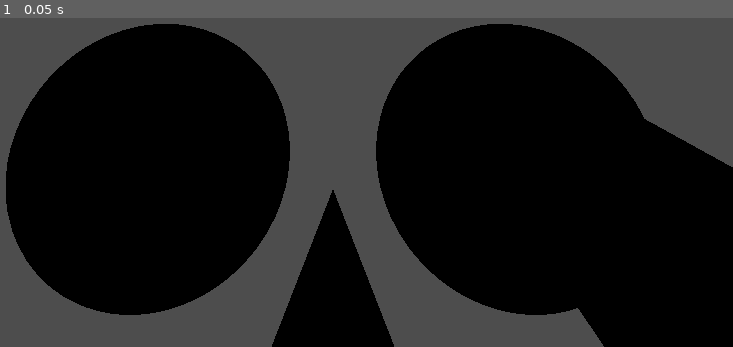
Above: before the commit, frame 1.
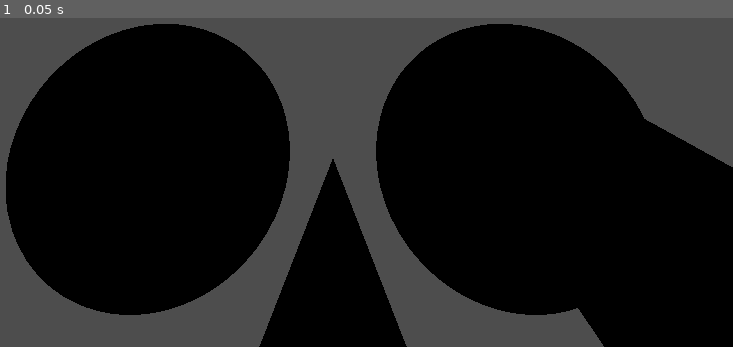
Above: after the commit, the same moment.

Repository: golgirihm/cheesestrike
Game: Godot game, scene res://player/player.tscn
The game is run twice, just before and just after one commit, with the same random seed, the same clock (stepped at 60 frames per second) and the same inputs. This scene is started directly instead of the project's main scene.
Inputs:
- Up to frame 1 (0.05 s): no input

The runs differ from the first frame. In frame 1, 1.7% of the frame differs, in the area x 35-56%, y 42-100%.

Commit message:
Make players 1.5 times larger
The cheese character was about 1.4 m tall in an arena of 2 m blocks, which
made other players hard to see. Everything about a player's size grows by
half together, so what you see is still what you hit: the model, eyes, held
weapon and team badge; the collision capsule (0.6 m by 2.7 m); the body
shots are tested against, with headshots from 2.1 m; the eye height (2.3 m)
and the name tag. Bursts aim at the new middle of the body.

Every gap in both arenas is still wide enough for the larger capsule, and
nothing overhangs, so the maps are unchanged.

Claude-Session: https://claude.ai/code/session_01DeV21SSgQQfZE7TusRibnd

Diff:
--- a/game/combat/hit_scan.gd
+++ b/game/combat/hit_scan.gd
@@ -6,10 +6,10 @@
 ## A player's body is a vertical capsule standing on their position, the same
 ## size as their collision shape; the top part of it counts as the head.
 
-const BODY_RADIUS := 0.4
-const BODY_HEIGHT := 1.8
+const BODY_RADIUS := 0.6
+const BODY_HEIGHT := 2.7
 ## Hits this high above the feet or higher are headshots.
-const HEAD_FROM := 1.4
+const HEAD_FROM := 2.1
 
 
 ## How far along the ray from `origin` in direction `direction` (normalized) it
--- a/game/match/match.gd
+++ b/game/match/match.gd
@@ -35,7 +35,7 @@
 ## Physics layer of the arena's walls, floor and cover, which stop shots.
 const WORLD_MASK := 1
 ## Height of a player's middle above their feet, where bursts aim their harm.
-const MIDDLE := 0.9
+const MIDDLE := HitScan.BODY_HEIGHT / 2.0
 ## What players are told when the host ends the session on purpose.
 const HOST_ENDED := "The host ended the session."
 ## The most a shot is checked back in time. Beyond it, a shooter on a slow
--- a/game/player/cheese_character.gd
+++ b/game/player/cheese_character.gd
@@ -17,6 +17,9 @@
 const STEPS_PER_METRE := 0.9
 const MELT_TIME := 0.45
 const POP_TIME := 0.2
+## How much bigger it is than the shapes it's built from, to fill the
+## player's capsule.
+const SIZE := 1.5
 
 ## Whether to draw it at all: not for the player's own machine, which sees
 ## from inside it.
@@ -39,6 +42,7 @@
 func _init() -> void:
 	_material.roughness = 0.7
 	_build()
+	scale = Vector3.ONE * SIZE
 
 
 ## The body's colour.
@@ -100,7 +104,7 @@
 	# Melting sags and spreads the body; popping back grows it from the floor.
 	var sag := 1.0 - 0.85 * _melt
 	var spread := 1.0 + 0.6 * _melt
-	scale = Vector3(spread, sag, spread) * _ease_out(_pop)
+	scale = Vector3(spread, sag, spread) * _ease_out(_pop) * SIZE
 	visible = shown and not is_melted()
 
 
--- a/game/player/player.gd
+++ b/game/player/player.gd
@@ -302,18 +302,18 @@
 	material.shading_mode = BaseMaterial3D.SHADING_MODE_UNSHADED
 	if team == MatchState.CHEDDAR:
 		var wedge := PrismMesh.new()
-		wedge.size = Vector3(0.3, 0.26, 0.08)
+		wedge.size = Vector3(0.45, 0.39, 0.12)
 		wedge.material = material
 		_badge.mesh = wedge
 	else:
 		var wheel := CylinderMesh.new()
-		wheel.top_radius = 0.15
-		wheel.bottom_radius = 0.15
-		wheel.height = 0.08
+		wheel.top_radius = 0.22
+		wheel.bottom_radius = 0.22
+		wheel.height = 0.12
 		wheel.material = material
 		_badge.mesh = wheel
 		_badge.rotation.x = PI / 2.0
-	_badge.position = Vector3(0, 2.5, 0)
+	_badge.position = Vector3(0, 3.7, 0)
 	_badge.visible = not _mine and alive
 	add_child(_badge)
 
--- a/game/player/player.tscn
+++ b/game/player/player.tscn
@@ -5,8 +5,8 @@
 [ext_resource type="Script" path="res://player/eyes.gd" id="3_eyes"]
 
 [sub_resource type="CapsuleShape3D" id="CapsuleShape3D_body"]
-radius = 0.4
-height = 1.8
+radius = 0.6
+height = 2.7
 
 [sub_resource type="SceneReplicationConfig" id="SceneReplicationConfig_player"]
 properties/0/path = NodePath(".:net_state")
@@ -19,26 +19,26 @@
 script = ExtResource("1_player")
 
 [node name="CollisionShape3D" type="CollisionShape3D" parent="."]
-transform = Transform3D(1, 0, 0, 0, 1, 0, 0, 0, 1, 0, 0.9, 0)
+transform = Transform3D(1, 0, 0, 0, 1, 0, 0, 0, 1, 0, 1.35, 0)
 shape = SubResource("CapsuleShape3D_body")
 
 [node name="Body" type="Node3D" parent="."]
 script = ExtResource("2_character")
 
 [node name="Head" type="Node3D" parent="."]
-transform = Transform3D(1, 0, 0, 0, 1, 0, 0, 0, 1, 0, 1.55, 0)
+transform = Transform3D(1, 0, 0, 0, 1, 0, 0, 0, 1, 0, 2.3, 0)
 
 [node name="Camera3D" type="Camera3D" parent="Head"]
 
 [node name="Visor" type="Node3D" parent="Head"]
-transform = Transform3D(1, 0, 0, 0, 1, 0, 0, 0, 1, 0, -0.12, -0.3)
+transform = Transform3D(1.5, 0, 0, 0, 1.5, 0, 0, 0, 1.5, 0, -0.18, -0.45)
 script = ExtResource("3_eyes")
 
 [node name="Gun" type="Node3D" parent="Head"]
-transform = Transform3D(1, 0, 0, 0, 1, 0, 0, 0, 1, 0.24, -0.22, -0.42)
+transform = Transform3D(1.5, 0, 0, 0, 1.5, 0, 0, 0, 1.5, 0.36, -0.33, -0.63)
 
 [node name="NameTag" type="Label3D" parent="."]
-transform = Transform3D(1, 0, 0, 0, 1, 0, 0, 0, 1, 0, 2.15, 0)
+transform = Transform3D(1, 0, 0, 0, 1, 0, 0, 0, 1, 0, 3.2, 0)
 pixel_size = 0.004
 billboard = 1
 no_depth_test = true
--- a/game/test/unit/test_cheese_character.gd
+++ b/game/test/unit/test_cheese_character.gd
@@ -33,6 +33,21 @@
 	assert_lte(bounds.end.y, HitScan.BODY_HEIGHT, "not above the head")
 	assert_lte(maxf(absf(bounds.position.x), absf(bounds.end.x)), HitScan.BODY_RADIUS + 0.05)
 	assert_lte(maxf(absf(bounds.position.z), absf(bounds.end.z)), HitScan.BODY_RADIUS + 0.05)
+	# Big enough to see and to match what can be hit.
+	assert_gte(bounds.end.y, HitScan.BODY_HEIGHT * 0.75, "fills most of the capsule's height")
+
+
+func test_the_players_capsule_head_and_eyes_match_the_body_shots_are_tested_against() -> void:
+	var player: CharacterBody3D = PLAYER.instantiate()
+	player.name = "2"
+	add_child_autofree(player)
+	var shape: CapsuleShape3D = player.collider.shape
+	assert_almost_eq(shape.radius, HitScan.BODY_RADIUS, 0.001)
+	assert_almost_eq(shape.height, HitScan.BODY_HEIGHT, 0.001)
+	assert_almost_eq(player.collider.position.y, HitScan.BODY_HEIGHT / 2.0, 0.001, "standing on the feet")
+	assert_between(player.head.position.y, HitScan.HEAD_FROM, HitScan.BODY_HEIGHT, "seeing from the head")
+	assert_between(player.visor.global_position.y - player.global_position.y, HitScan.HEAD_FROM, HitScan.BODY_HEIGHT, "eyes on the head")
+	assert_gt(player.name_tag.position.y, HitScan.BODY_HEIGHT, "name above the head")
 
 
 func test_legs_do_not_swing_when_standing_still() -> void:
@@ -64,8 +79,8 @@
 	character.set_in_play(false)
 	character._process(CHARACTER.MELT_TIME / 2.0)
 	assert_true(character.visible, "still melting")
-	assert_lt(character.scale.y, 1.0)
-	assert_gt(character.scale.x, 1.0)
+	assert_lt(character.scale.y, CHARACTER.SIZE)
+	assert_gt(character.scale.x, CHARACTER.SIZE)
 	character._process(CHARACTER.MELT_TIME)
 	assert_false(character.visible)
 
@@ -76,9 +91,9 @@
 	character.set_in_play(true)
 	character._process(0.01)
 	assert_true(character.visible)
-	assert_lt(character.scale.y, 0.5)
+	assert_lt(character.scale.y, CHARACTER.SIZE * 0.5)
 	character._process(CHARACTER.POP_TIME)
-	assert_almost_eq(character.scale.y, 1.0, 0.0001)
+	assert_almost_eq(character.scale.y, CHARACTER.SIZE, 0.0001)
 
 
 func test_a_character_not_shown_stays_hidden() -> void:
--- a/game/test/unit/test_hit_scan.gd
+++ b/game/test/unit/test_hit_scan.gd
@@ -9,19 +9,19 @@
 
 
 func test_a_ray_beside_the_body_misses() -> void:
-	assert_eq(HitScan.ray_capsule(Vector3(0.5, 1, 0), Vector3.FORWARD, FEET), INF)
+	assert_eq(HitScan.ray_capsule(Vector3(HitScan.BODY_RADIUS + 0.1, 1, 0), Vector3.FORWARD, FEET), INF)
 
 
 func test_a_ray_just_inside_the_edge_hits() -> void:
-	assert_lt(HitScan.ray_capsule(Vector3(0.39, 1, 0), Vector3.FORWARD, FEET), INF)
+	assert_lt(HitScan.ray_capsule(Vector3(HitScan.BODY_RADIUS - 0.01, 1, 0), Vector3.FORWARD, FEET), INF)
 
 
 func test_a_ray_over_the_head_misses() -> void:
-	assert_eq(HitScan.ray_capsule(Vector3(0, 1.85, 0), Vector3.FORWARD, FEET), INF)
+	assert_eq(HitScan.ray_capsule(Vector3(0, HitScan.BODY_HEIGHT + 0.05, 0), Vector3.FORWARD, FEET), INF)
 
 
 func test_a_ray_at_the_top_of_the_head_hits_the_rounded_top() -> void:
-	var t := HitScan.ray_capsule(Vector3(0, 1.75, 0), Vector3.FORWARD, FEET)
+	var t := HitScan.ray_capsule(Vector3(0, HitScan.BODY_HEIGHT - 0.05, 0), Vector3.FORWARD, FEET)
 	assert_lt(t, INF)
 	# The rounded top is narrower than the body, so the hit is further away.
 	assert_gt(t, 10.0 - HitScan.BODY_RADIUS)
@@ -64,7 +64,7 @@
 	var targets := {7: Vector3(0, 0, -20), 8: Vector3(0, 0, -10), 9: Vector3(0, 0, -30)}
 	var hit := HitScan.first_hit(Vector3(0, 1, 0), Vector3.FORWARD, 100.0, targets)
 	assert_eq(hit.id, 8)
-	assert_almost_eq(hit.distance, 9.6, 0.001)
+	assert_almost_eq(hit.distance, 10.0 - HitScan.BODY_RADIUS, 0.001)
 
 
 func test_nobody_beyond_the_range_is_hit() -> void:
@@ -79,19 +79,19 @@
 
 
 func test_a_hit_high_on_the_body_is_a_headshot() -> void:
-	var hit := HitScan.first_hit(Vector3(0, 1.6, 0), Vector3.FORWARD, 100.0, {8: FEET})
+	var hit := HitScan.first_hit(Vector3(0, HitScan.HEAD_FROM + 0.2, 0), Vector3.FORWARD, 100.0, {8: FEET})
 	assert_true(hit.head)
 
 
 func test_a_hit_on_the_chest_is_not_a_headshot() -> void:
-	var hit := HitScan.first_hit(Vector3(0, 1.2, 0), Vector3.FORWARD, 100.0, {8: FEET})
+	var hit := HitScan.first_hit(Vector3(0, HitScan.HEAD_FROM - 0.6, 0), Vector3.FORWARD, 100.0, {8: FEET})
 	assert_false(hit.head)
 
 
 func test_headshots_count_from_the_feet_of_a_player_on_a_box() -> void:
 	var raised := FEET + Vector3(0, 2, 0)
-	assert_true(HitScan.first_hit(Vector3(0, 3.6, 0), Vector3.FORWARD, 100.0, {8: raised}).head)
-	assert_false(HitScan.first_hit(Vector3(0, 3.0, 0), Vector3.FORWARD, 100.0, {8: raised}).head)
+	assert_true(HitScan.first_hit(Vector3(0, 2.0 + HitScan.HEAD_FROM + 0.2, 0), Vector3.FORWARD, 100.0, {8: raised}).head)
+	assert_false(HitScan.first_hit(Vector3(0, 2.0 + HitScan.HEAD_FROM - 0.6, 0), Vector3.FORWARD, 100.0, {8: raised}).head)
 
 
 func test_no_targets_means_no_hit() -> void:
--- a/game/test/unit/test_maps.gd
+++ b/game/test/unit/test_maps.gd
@@ -4,7 +4,7 @@
 
 const WORLD := preload("res://world/world.tscn")
 const PLAYER := preload("res://player/player.tscn")
-const EYE := Vector3(0, 1.55, 0)
+const EYE := Vector3(0, 2.3, 0)
 
 var world: Node3D
 
@@ -119,7 +119,7 @@
 		var pad: Vector3 = launchers[0].position
 		var ahead := ((pad - start) * Vector3(1, 0, 1)).normalized()
 		assert_gt(ahead.dot((-start * Vector3(1, 0, 1)).normalized()), 0.999, "%s: the launcher isn't straight ahead" % id)
-		for height in [0.3, 1.0, 1.7]:
+		for height in [0.3, 1.3, HitScan.BODY_HEIGHT - 0.1]:
 			var knee := Vector3(0, height, 0)
 			assert_true(space.intersect_ray(PhysicsRayQueryParameters3D.create(start + knee, pad + knee, Match.WORLD_MASK)).is_empty(), "%s: the walk is blocked at %s m" % [id, height])
 
@@ -162,7 +162,7 @@
 	# them, standing on the highest floor.
 	var lift: float = 5.5 + Weapons.find("launcher").knockback
 	# Stacked blocks make 4 m the highest floor anywhere.
-	var highest := 4.0 + lift * lift / (2.0 * 9.8) + 1.8
+	var highest := 4.0 + lift * lift / (2.0 * 9.8) + HitScan.BODY_HEIGHT
 	for id: String in _each_map():
 		await _load(id)
 		var walls: Array = world.map.get_node("Geometry").get_children().filter(func(node: Node) -> bool: return node.name.begins_with("Wall"))
--- a/game/test/unit/test_shooting.gd
+++ b/game/test/unit/test_shooting.gd
@@ -4,7 +4,7 @@
 ## the spawner would add them.
 
 const WORLD := preload("res://world/world.tscn")
-const EYE := Vector3(0, 1.55, 0)
+const EYE := Vector3(0, 2.3, 0)
 
 var world: Node3D
 var match_: Match
@@ -43,7 +43,7 @@
 func test_a_shot_at_the_head_does_more() -> void:
 	var shooter := _add(1, Vector3(0, 0, 5))
 	_add(2, Vector3(0, 0, -5))
-	_shoot(shooter, Vector3(0, 1.65, -5))
+	_shoot(shooter, Vector3(0, 2.4, -5))
 	assert_eq(match_.state.player(2).health, 100 - 35)
 
 
@@ -107,7 +107,7 @@
 	var shooter := _add(1, Vector3(0, 0, 5))
 	_add(2, Vector3(0, 0, -5))
 	for i in 3:
-		_shoot(shooter, Vector3(0, 1.65, -5))
+		_shoot(shooter, Vector3(0, 2.4, -5))
 	assert_false(match_.state.player(2).alive)
 	assert_eq(match_.state.player(1).kills, 1)
 
@@ -166,7 +166,7 @@
 	var shooter := _add(1, Vector3(0, 0, 5))
 	_add(2, Vector3(0, 0, -5))
 	watch_signals(match_)
-	_shoot(shooter, Vector3(0, 1.65, -5))
+	_shoot(shooter, Vector3(0, 2.4, -5))
 	assert_signal_emitted_with_parameters(match_, "hit_confirmed", [2, 35, false, true])
 	assert_signal_not_emitted(match_, "shot_shown", "the shooter shows its own shot")
 
@@ -191,7 +191,7 @@
 	_add(1, Vector3(-5, 0, 0))
 	var shooter := _add(2, Vector3(10, 0, 5))
 	watch_signals(match_)
-	_shoot(shooter, Vector3(10, 1.55, -100))
+	_shoot(shooter, Vector3(10, 2.3, -100))
 	var ends: Array = get_signal_parameters(match_, "shot_shown")[1]
 	assert_almost_eq(ends[0].z, -16.0, 0.01, "the north wall's inner face")
 
@@ -210,7 +210,7 @@
 	match_.state.rename(2, "Target")
 	watch_signals(match_)
 	for i in 3:
-		_shoot(shooter, Vector3(0, 1.65, -5))
+		_shoot(shooter, Vector3(0, 2.4, -5))
 	assert_signal_emit_count(match_, "knocked_out", 1)
 	assert_signal_emitted_with_parameters(match_, "knocked_out", ["Shooter", "Target", "blaster", true])
 
@@ -233,7 +233,7 @@
 	var shooter := _add(1, Vector3(0, 0, 5))
 	_add(2, Vector3(0, 0, -5))
 	for i in 3:
-		_shoot(shooter, Vector3(0, 1.65, -5))
+		_shoot(shooter, Vector3(0, 2.4, -5))
 	match_.state.end_match()
 	match_._process(MatchState.INTERMISSION + 0.01)
 	assert_true(match_.state.is_playing())
@@ -250,7 +250,7 @@
 	var shooter := _add(1, Vector3(0, 0, 5))
 	_add(2, Vector3(0, 0, -5))
 	for i in 3:
-		_shoot(shooter, Vector3(0, 1.65, -5))
+		_shoot(shooter, Vector3(0, 2.4, -5))
 	assert_false(match_.state.is_playing())
 	assert_eq(match_.state.winners, [1] as Array[int])
 
Not shown, changed: docs/manual-tests.md
